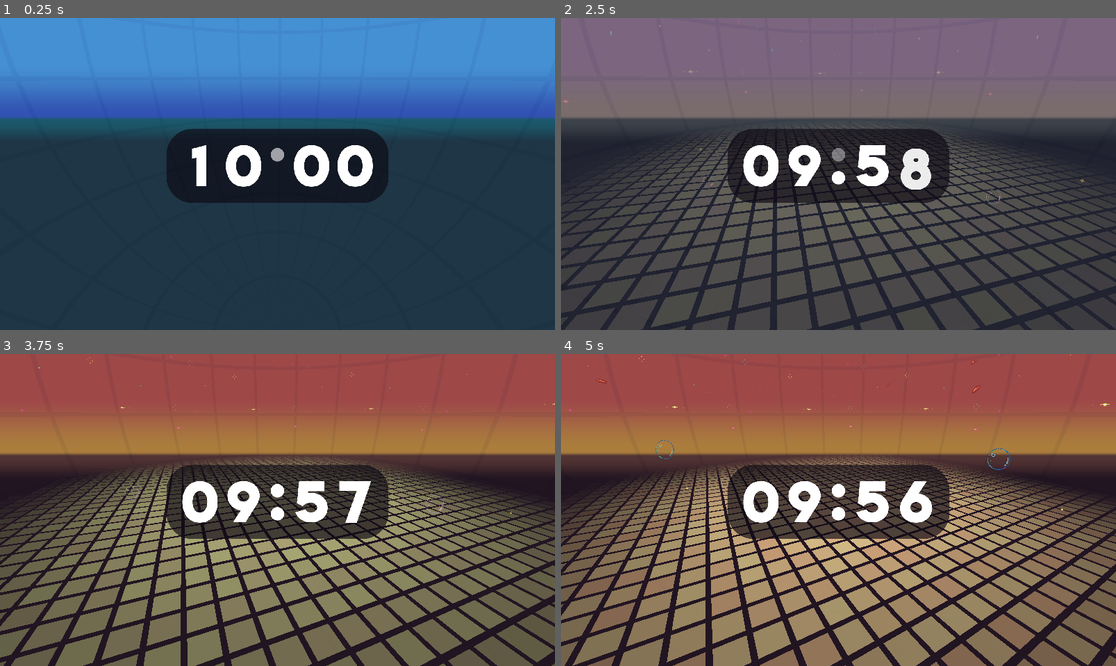
Above: before the commit, frames 1-4 (two rows, left to right).
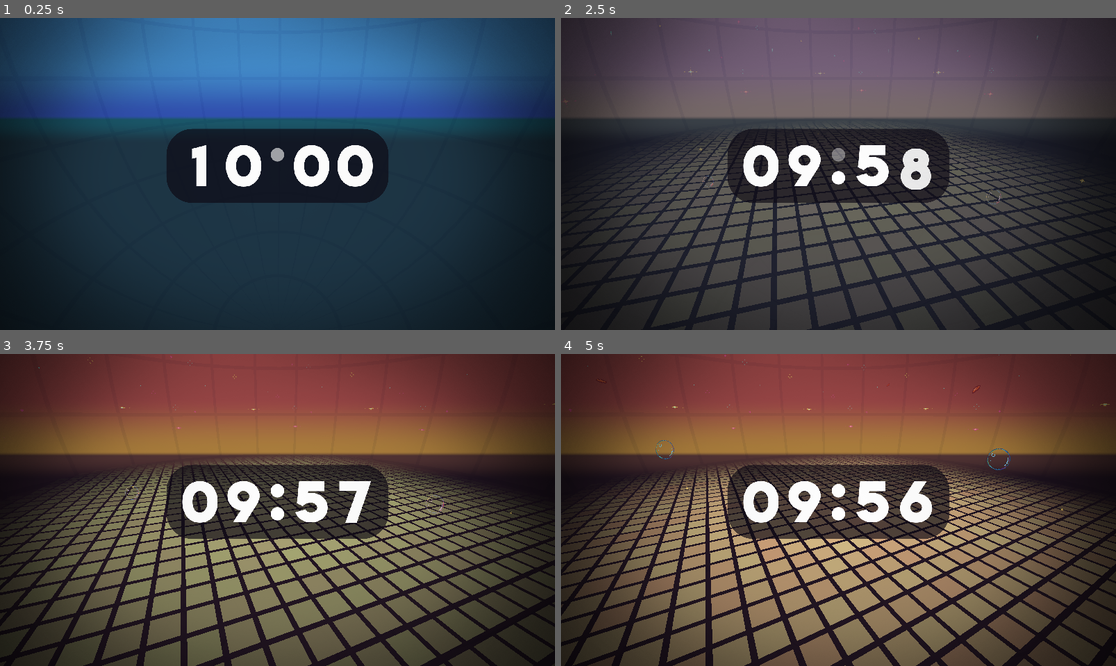
Above: after the commit, the same moments.

Repository: Tralexium/FA2021Countdown
Game: Godot game, scene res://Scenes/Main.tscn
The game is run twice, just before and just after one commit, with the same random seed, the same clock (stepped at 60 frames per second) and the same inputs. Sound files missing from this copy of the repository are replaced by a short silence.
Inputs (mouse positions are in pixels of both pictures, inside the frame that each line leads up to):
- Up to frame 1 (0.25 s): no input
- Up to frame 2 (2.5 s): tap Enter at 0.5 s; move the mouse to (960, 158) at 0.52 s; click (960, 158) at 0.67 s; move the mouse to (727, 189) at 1.27 s; click (727, 189) at 1.42 s; move the mouse to (894, 105) at 2.02 s; click (894, 105) at 2.17 s
- Up to frame 3 (3.75 s): move the mouse to (249, 572) at 2.77 s; click (249, 572) at 2.92 s; move the mouse to (444, 556) at 3.52 s; click (444, 556) at 3.67 s
- Up to frame 4 (5 s): move the mouse to (672, 463) at 4.27 s; click (672, 463) at 4.42 s

The runs differ from the first frame. In frame 1, 38% of the frame differs, in the area x 0-100%, y 0-100%; in frame 2, 29%; in frame 3, 34%; in frame 4, 37%.

Commit message:
Added vingette effect

Diff:
--- a/Scenes/Main.gd
+++ b/Scenes/Main.gd
@@ -41,7 +41,7 @@
 
 
 # DEBUG
-func _unhandled_input(event: InputEvent) -> void:
+func _input(event: InputEvent) -> void:
 	if !debug:
 		return
 
--- a/Scenes/Main.tscn
+++ b/Scenes/Main.tscn
@@ -9,6 +9,7 @@
 [ext_resource path="res://Scenes/SkyController.gd" type="Script" id=7]
 [ext_resource path="res://Assets/leaf_particle.png" type="Texture" id=8]
 [ext_resource path="res://Assets/bubble_particle.png" type="Texture" id=9]
+[ext_resource path="res://Assets/vingette.png" type="Texture" id=10]
 
 [sub_resource type="SphereMesh" id=3]
 
@@ -214,6 +215,15 @@
 margin_right = 736.0
 timer_minutes = 10
 
+[node name="Vingette" type="TextureRect" parent="."]
+anchor_right = 1.0
+anchor_bottom = 1.0
+texture = ExtResource( 10 )
+expand = true
+__meta__ = {
+"_edit_use_anchors_": false
+}
+
 [node name="Music" type="AudioStreamPlayer" parent="."]
 stream = ExtResource( 3 )
 autoplay = true
Binary file added: Assets/vingette.png
Not shown, added: Assets/vingette.png.import
Not shown: 1 places in Scenes/Main.tscn that only renumber resources
